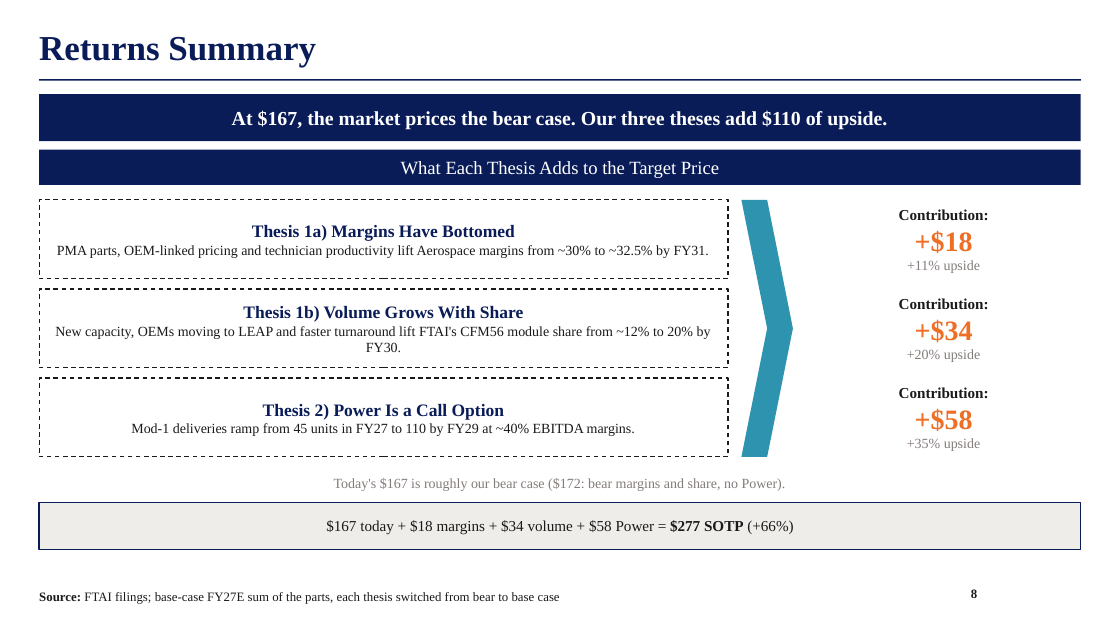
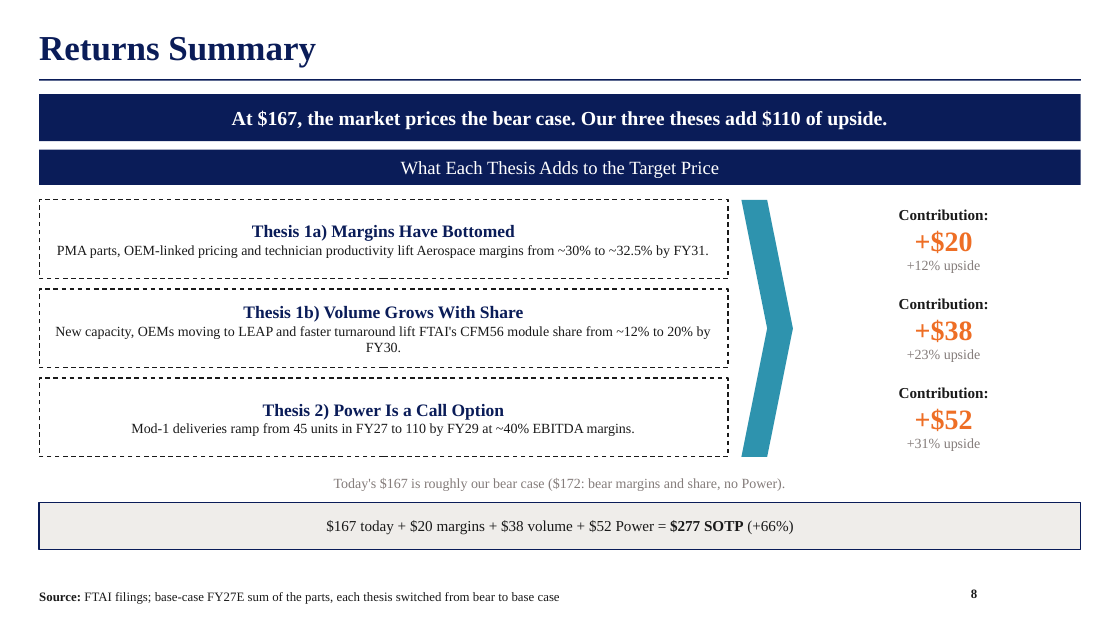
Before and after one commit to maxlsmls-dot/SPOT, a slide deck: slide 8 of deck/FTAI_Long_Pitch.pptx. Drawn at 1120x630 pixels with LibreOffice and Linux fonts; fonts in the diff are those of the drawing; background and template pictures are left out. Boxes give left, top, right and bottom in pixels: in the first picture for what was removed or moved away, otherwise in the second. Text is boxed around its words. In the diff, an @@ line names an element or a change of style, - is before the commit and + after.

```diff
--- a/deck/FTAI_Long_Pitch.pptx
+++ b/deck/FTAI_Long_Pitch.pptx
@@ text at [907,230,980,273]: text changed @@
-+$18
-+11% upside
++$20
++12% upside
@@ text at [907,319,980,362]: text changed @@
-+$34
-+20% upside
++$38
++23% upside
@@ text at [907,408,980,451]: text changed @@
-+$58
-+35% upside
++$52
++31% upside
@@ text in rectangle at [326,520,793,535]: text changed @@
-$167 today + $18 margins + $34 volume + $58 Power = $277 SOTP (+66%)
+$167 today + $20 margins + $38 volume + $52 Power = $277 SOTP (+66%)
```
Also in this commit, not shown: 5 other slides changed, 2 other files.
